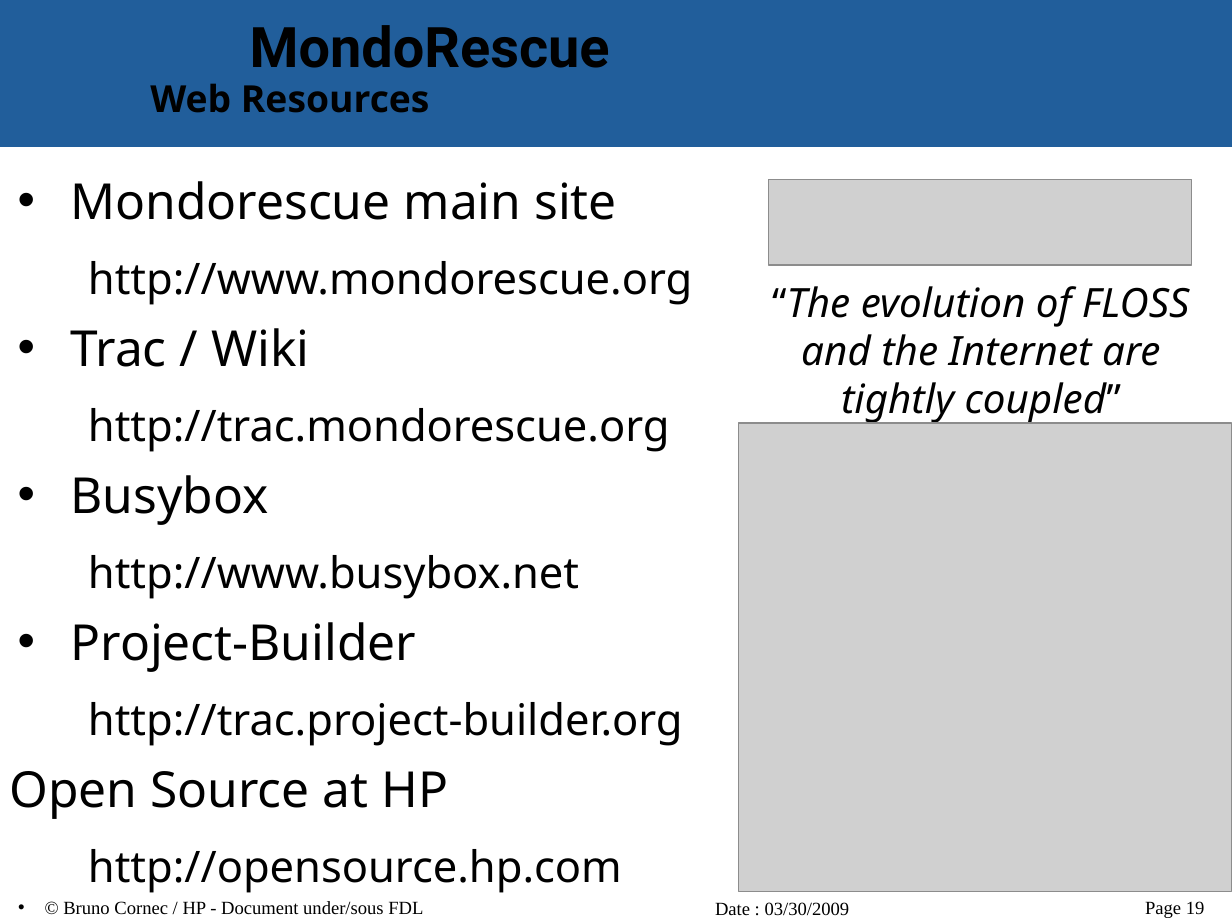
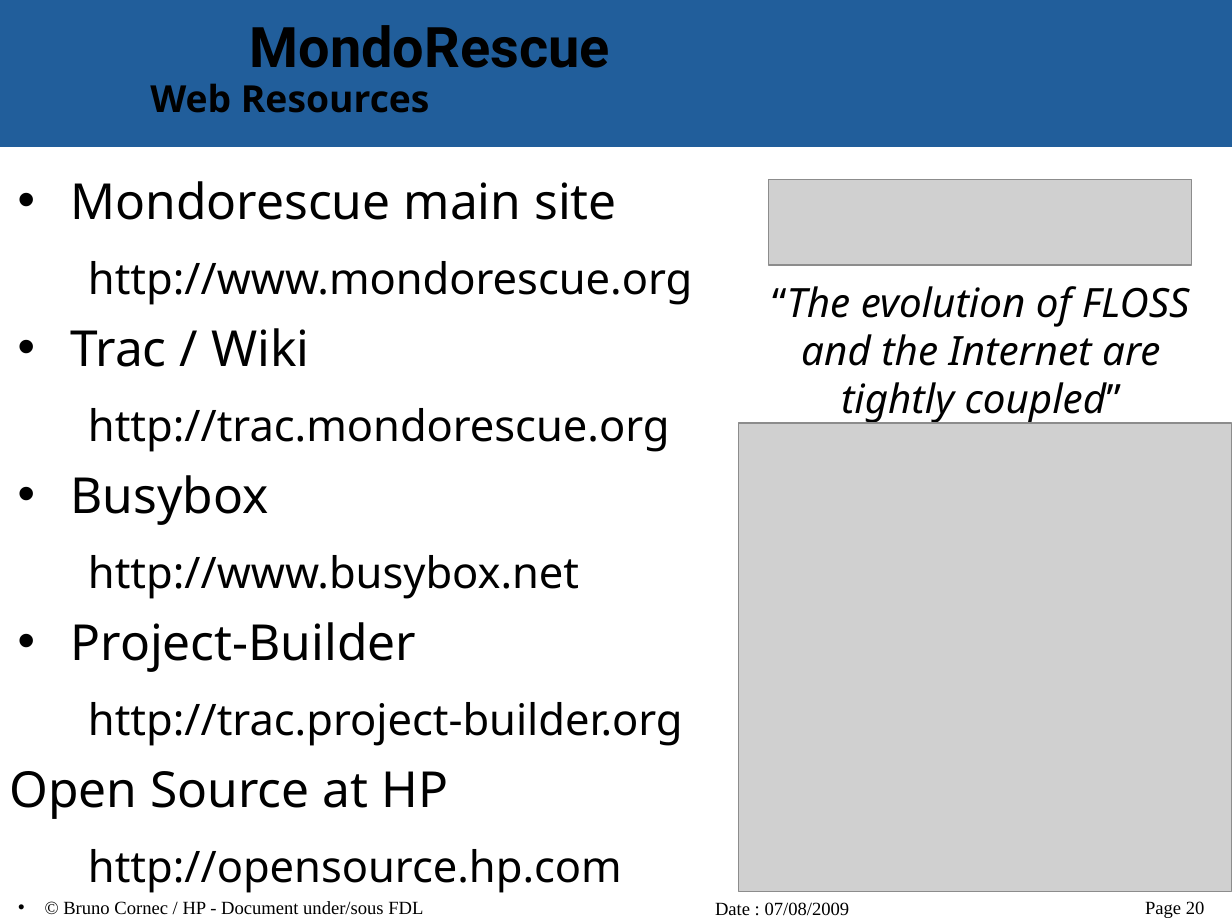
Before and after one commit to vir/mondo-rescue, a slide deck: slide 20 of mondo-doc/mondo-presentation.odp (slide 19 before the commit). Drawn at 1232x924 pixels with LibreOffice and Linux fonts; fonts in the diff are those of the drawing; grey boxes stand for pictures; background and template pictures are left out. Boxes give left, top, right and bottom in pixels: in the first picture for what was removed or moved away, otherwise in the second. Text is boxed around its words. In the diff, an @@ line names an element or a change of style, - is before the commit and + after.

```diff
--- a/mondo-doc/mondo-presentation.odp
+++ b/mondo-doc/mondo-presentation.odp
@@ text at (715,902,850,916): text changed @@
-Date : 03/30/2009
+Date : 07/08/2009
@@ page number at (1145,901,1205,918): text changed @@
-Page 19
+Page 20
```
Also in this commit, not shown: 19 other slides changed, 1 slide added.
